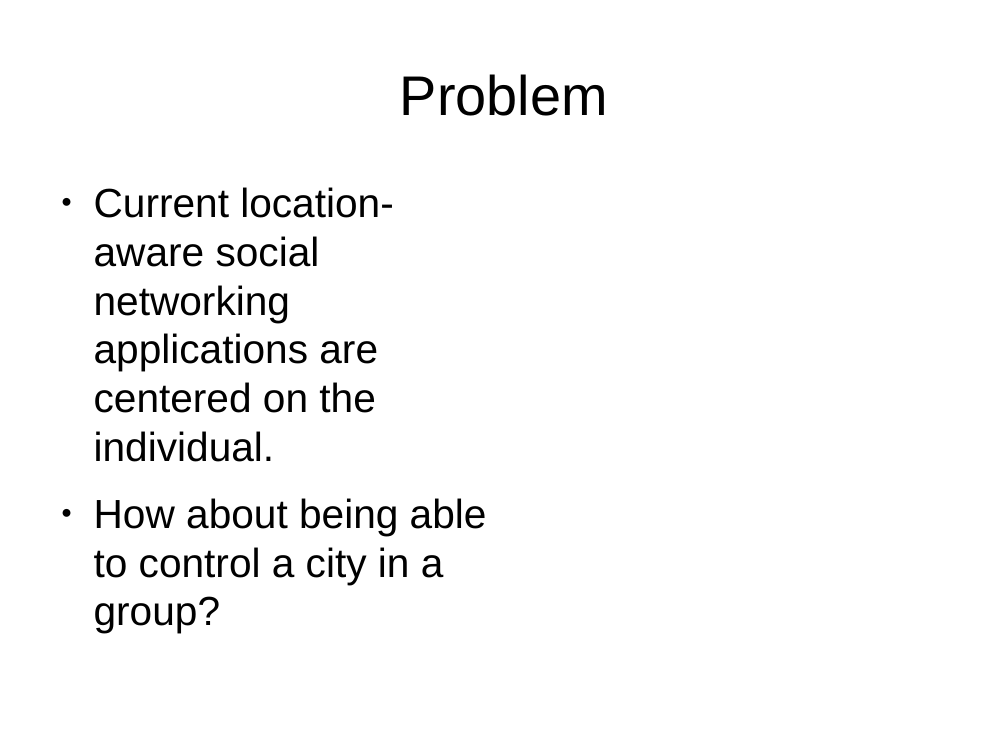
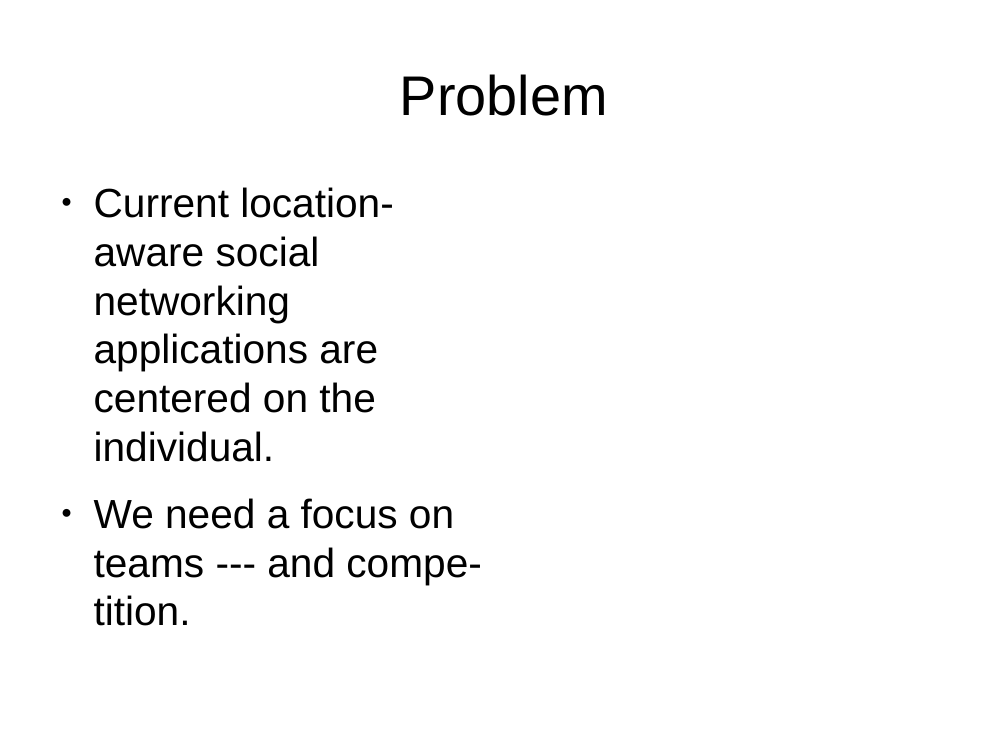
Before and after one commit to lmucs/playserengeti, a slide deck: slide 2 of serengeti/src/site/serengeti.odp. Drawn at 1008x756 pixels with LibreOffice and Linux fonts; fonts in the diff are those of the drawing. Boxes give left, top, right and bottom in pixels: in the first picture for what was removed or moved away, otherwise in the second. Text is boxed around its words. In the diff, an @@ line names an element or a change of style, - is before the commit and + after.

```diff
--- a/serengeti/src/site/serengeti.odp
+++ b/serengeti/src/site/serengeti.odp
@@ text at <box>94,498,481,626</box>: text changed @@
-● How about being able to control a city in a group?
+● We need a focus on teams --- and compe-tition.
```
Also in this commit, not shown: 8 other slides changed, 7 slides added, 8 slides removed.
